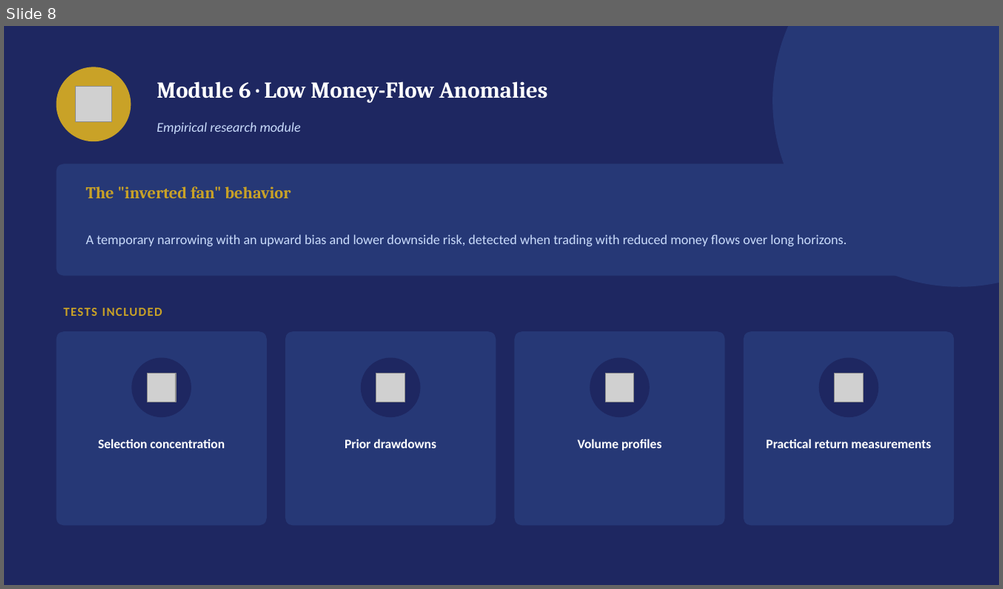
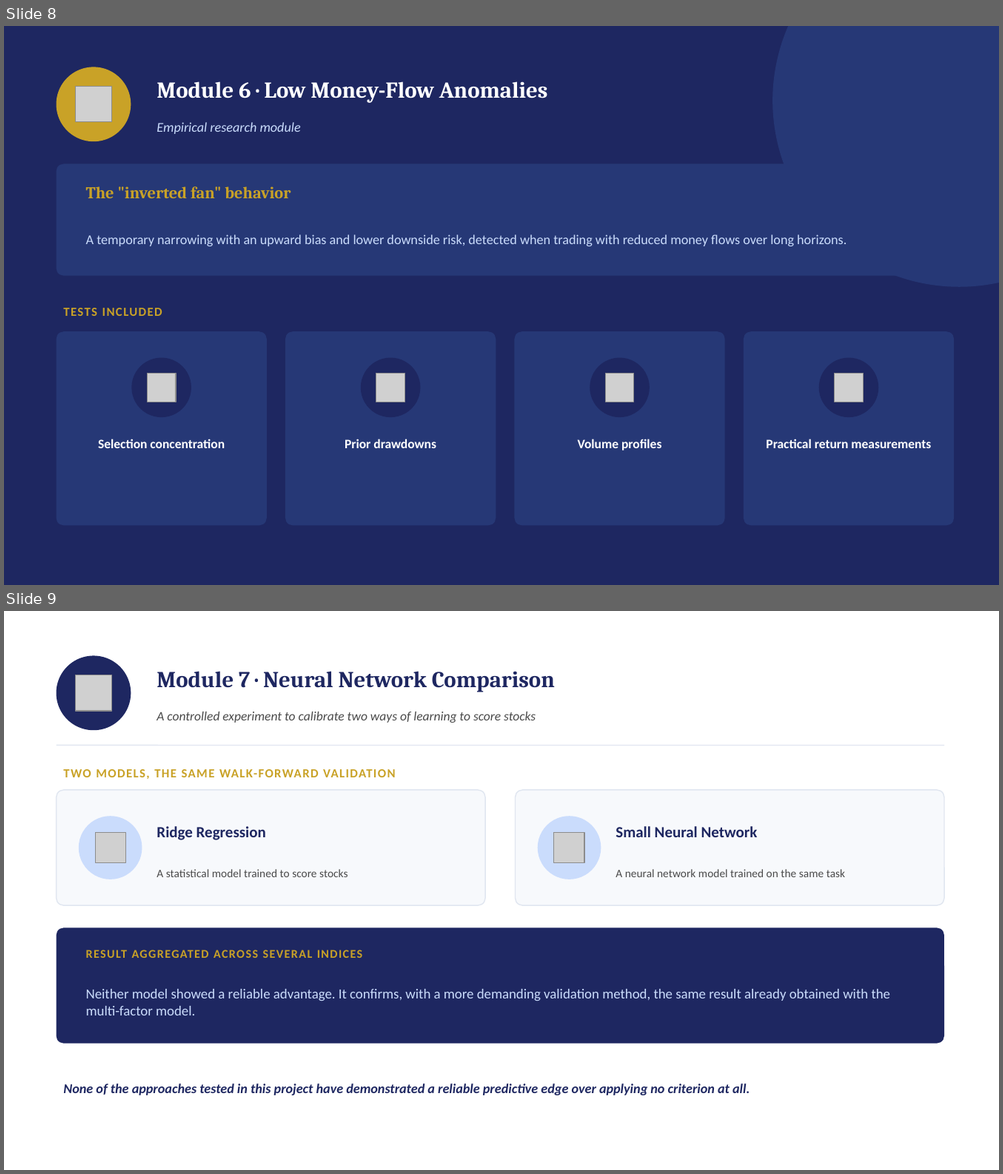
Before and after one commit to antonioluiscliment/fondo-ia-web, a slide deck: PLAN/AI_Guided_Portfolio_Management.pptx. Shown one above the other, each under a label of ours: slide 8 before the commit, slides 8 and 9 after it. The pictures are 1003x589 and 1003x1174 pixels, drawn with LibreOffice and Linux fonts; fonts in the diff are those of the drawing; grey boxes stand for pictures. Boxes give left, top, right and bottom in pixels: in the first picture for what was removed or moved away, otherwise in the second. Text is boxed around its words. In the diff, an @@ line names an element or a change of style, - is before the commit and + after.

```diff
--- a/PLAN/AI_Guided_Portfolio_Management.pptx
+++ b/PLAN/AI_Guided_Portfolio_Management.pptx
@@ slide 9 added at (4, 611, 999, 1170), background #FFFFFF @@
@@ ellipse added at (57, 655, 131, 730), fill #1E2761 @@
@@ picture added at (76, 675, 111, 711) @@
@@ text added at (156, 671, 555, 692), 22 pt, text #1E2761, bold @@
+Module 7 · Neural Network Comparison
@@ text added at (156, 712, 535, 723), 12.5 pt, text #4A4A4A, italic @@
+A controlled experiment to calibrate two ways of learning to score stocks
@@ line added from (57, 745) to (944, 745), #E0E6F0 1 pt @@
@@ text added at (63, 769, 395, 779), 12 pt, text #C9A227, bold @@
+TWO MODELS, THE SAME WALK-FORWARD VALIDATION
@@ rounded rectangle added at (57, 790, 485, 906), fill #F7F9FC, outline #E0E6F0 1 pt @@
@@ rounded rectangle added at (515, 790, 944, 906), fill #F7F9FC, outline #E0E6F0 1 pt @@
@@ ellipse added at (79, 816, 142, 880), fill #CADCFC @@
@@ picture added at (95, 832, 125, 863) @@
@@ text added at (156, 826, 266, 840), 15 pt, text #1E2761, bold @@
+Ridge Regression
@@ ellipse added at (538, 816, 601, 880), fill #CADCFC @@
@@ picture added at (554, 832, 584, 863) @@
@@ text added at (615, 826, 757, 837), 15 pt, text #1E2761, bold @@
+Small Neural Network
@@ text added at (156, 869, 347, 877), 11 pt, text #4A4A4A @@
+A statistical model trained to score stocks
@@ text added at (615, 869, 845, 877), 11 pt, text #4A4A4A @@
+A neural network model trained on the same task
@@ rounded rectangle added at (57, 928, 944, 1044), fill #1E2761 @@
@@ text added at (86, 950, 363, 958), 11.5 pt, text #C9A227, bold @@
+RESULT AGGREGATED ACROSS SEVERAL INDICES
@@ text added at (86, 989, 891, 1016), 13.5 pt, text #CADCFC @@
+Neither model showed a reliable advantage. It confirms, with a more demanding validation method, the same result already obtained with the multi-factor model.
@@ text added at (63, 1084, 749, 1096), 13 pt, text #1E2761, bold, italic @@
+None of the approaches tested in this project have demonstrated a reliable predictive edge over applying no criterion at all.
```
Also in this commit, not shown: 1 slide changed, 1 other file.
